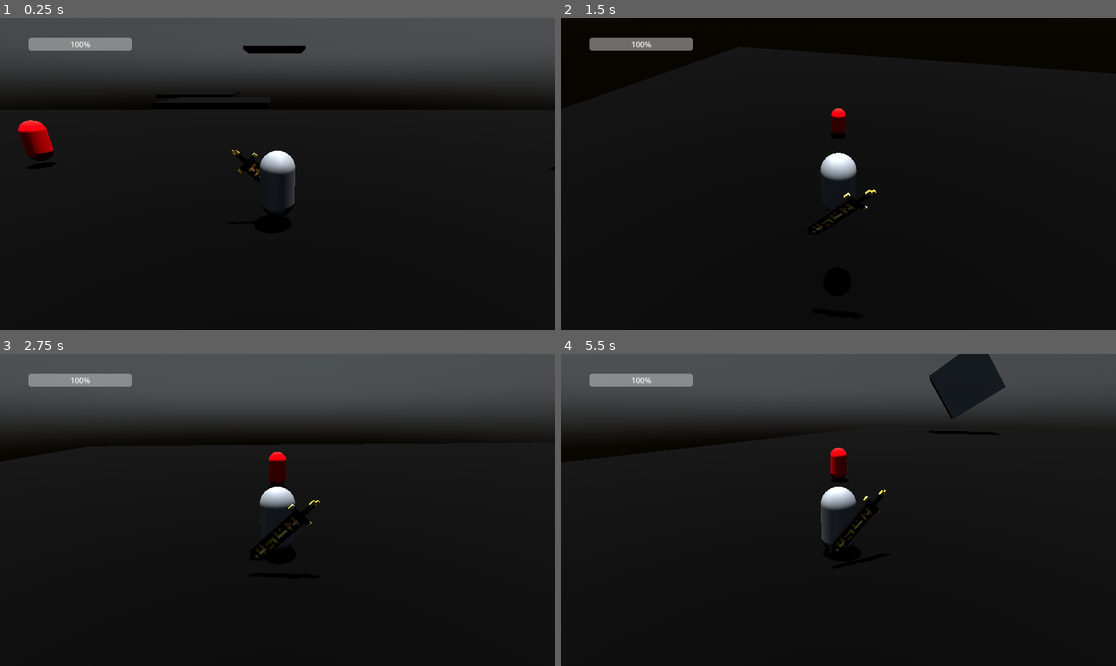
Above: before the commit, frames 1-4 (two rows, left to right).
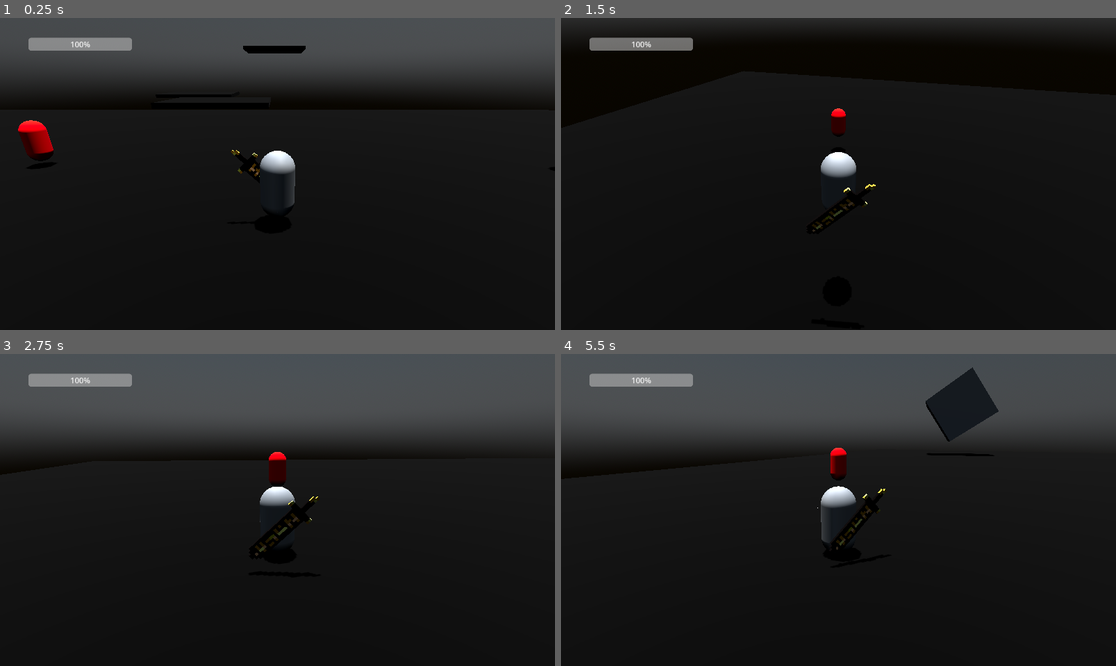
Above: after the commit, the same moments.

Repository: ChristopherBotha/CanonSavio
Game: Godot game, scene res://levels/World.tscn
The game is run twice, just before and just after one commit, with the same random seed, the same clock (stepped at 60 frames per second) and the same inputs.
Inputs (mouse positions are in pixels of both pictures, inside the frame that each line leads up to):
- Up to frame 1 (0.25 s): no input
- Up to frame 2 (1.5 s): move the mouse to (866, 174) at 0.52 s; hold W (up) from 0.53 s (still down); tap G (lock) at 0.6 s; tap Space (jump) at 0.77 s; move the mouse to (810, 174) at 1.27 s; click (810, 174) at 1.35 s
- Up to frame 3 (2.75 s): keep holding W (up); tap Space (jump) at 1.52 s; tap G (lock) at 1.55, 2.3 s; move the mouse to (288, 503) at 2.02 s; right-click (288, 503) at 2.1 s
- Up to frame 4 (5.5 s): keep holding W (up); move the mouse to (832, 516) at 2.77 s; tap G (lock) at 2.85, 3.8, 4.35, 5.3 s; tap Space (jump) at 3.02, 3.77, 4.52 s; move the mouse to (877, 513) at 3.52 s; hold Shift (sprint) 3.53-4.28 s; move the mouse to (794, 506) at 4.27 s; move the mouse to (844, 510) at 5.02 s; press the mouse at (844, 510) at 5.03 s

The runs differ from the first frame. In frame 2, 4.5% of the frame differs, in the area x 0-100%, y 0-69%; in frame 3, 9.6%; in frame 4, 11%, in the area x 0-100%, y 0-64%.

Commit message:
some fixes

Diff:
--- a/Enemies/Enemy.gd
+++ b/Enemies/Enemy.gd
@@ -4,13 +4,21 @@
 const SPEED = 5.0
 const JUMP_VELOCITY = 4.5
 
+@export var health : float = 200
+
 # Get the gravity from the project settings to be synced with RigidBody nodes.
 var gravity = ProjectSettings.get_setting("physics/3d/default_gravity")
 
 
 func _physics_process(delta):
+	if is_on_floor():
+		velocity.y = JUMP_VELOCITY
 	# Add the gravity.
 	if not is_on_floor():
+
 		velocity.y -= gravity * delta
 
 	move_and_slide()
+
+func hurt(damage):
+	health -= damage
--- a/Player/Camera_Orbit.gd
+++ b/Player/Camera_Orbit.gd
@@ -33,15 +33,16 @@
 	if enemy and lock == true:
 		if enemy != null and lock == true:
 			if enemy and lock == true:
-				$h.look_at(enemy[0].global_transform.origin, Vector3.UP)
+				$h.look_at(enemy[0].global_transform.origin, Vector3.UP )
 
 				await get_tree().create_timer(0.3).timeout
 				if Input.is_action_just_pressed("lock") and lock == true:
 					lock = false
 					print("hello")
-					$h.rotate_y(deg_to_rad(owner.aimCast.rotation.y * TURN_SPEED))
+					$h.rotate_y(deg_to_rad(owner.rotation.y * TURN_SPEED))
 	else:
 		lock = false
+		$h.rotate_y(deg_to_rad(owner.rotation.y * TURN_SPEED))
 		$h.rotation.y = h_acceleration * camrot_h
 		$h/v.rotation.x = v_acceleration * camrot_v
 
--- a/Player/Player.gd
+++ b/Player/Player.gd
@@ -94,7 +94,6 @@
 
 		var where = $Body/RayCast3D.get_collision_point()
 
-
 		if dir != Vector3.ZERO:
 			velocity = velocity.direction_to(Vector3(where.x, 0.0, where.z)) * dashSpeed
 			velocity = velocity.lerp(Vector3.ZERO, 0.2 )
@@ -125,3 +124,6 @@
 	for j in state_name.get_children():
 		if state_name.state.name == j.get_name():
 			pass
+
+func hurt(damage):
+	health -= damage
--- a/project.godot
+++ b/project.godot
@@ -47,6 +47,11 @@
 
 SignalBus="*res://scripts/SignalBus.gd"
 Game="*res://scripts/Game.gd"
+
+[debug]
+
+gdscript/warnings/unused_signal=0
+gdscript/warnings/return_value_discarded=0
 
 [input]
 
